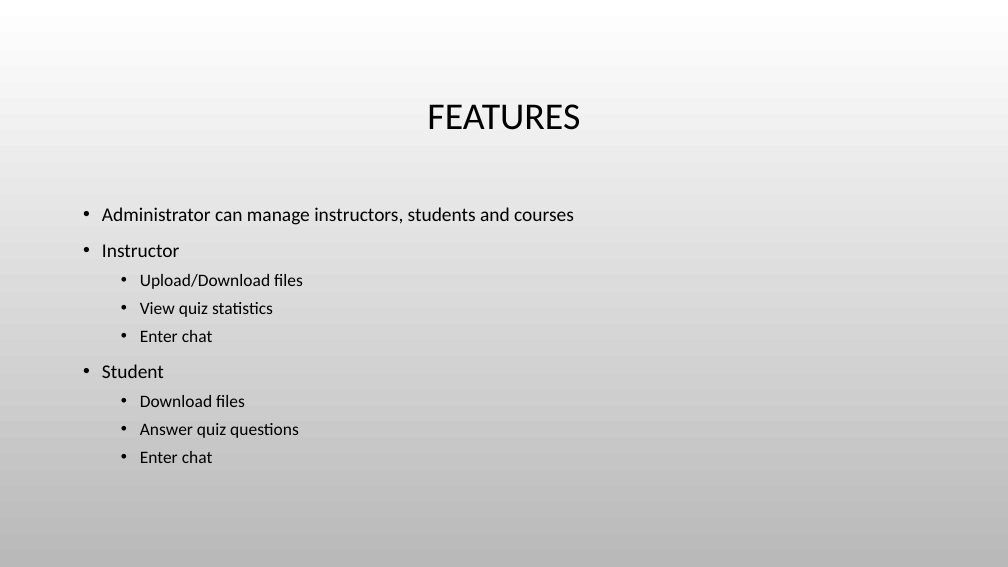
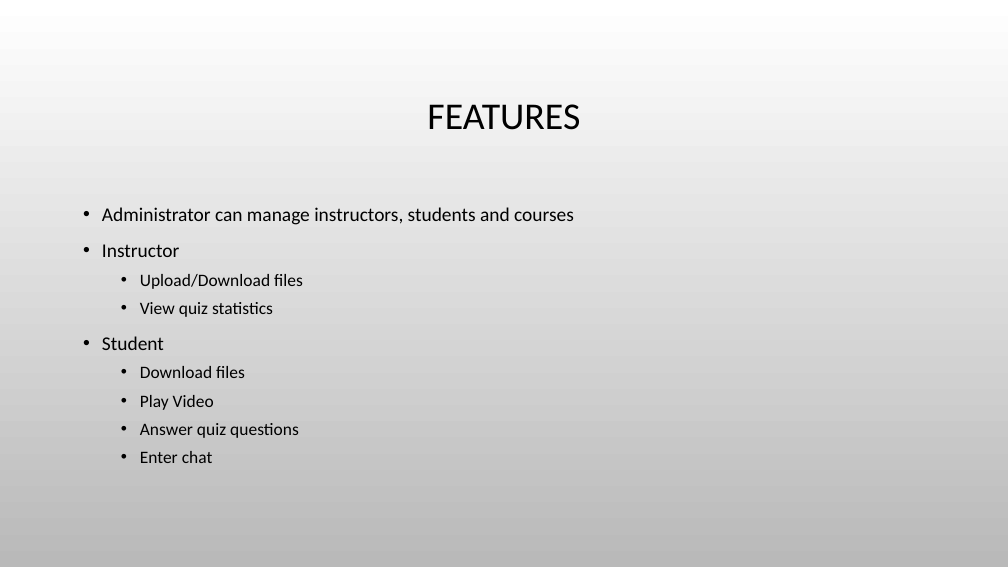
Before and after one commit to chenghao1983/9EA0F9C3-119A-4D20-9D56-E444CBEC5925_Active_Learning_Group4, a slide deck: slide 3 of Doc/Active_Learning_Group4_Presentation.pptx. Drawn at 1008x567 pixels with LibreOffice and Linux fonts; fonts in the diff are those of the drawing; background and template pictures are left out. Boxes give left, top, right and bottom in pixels: in the first picture for what was removed or moved away, otherwise in the second. Text is boxed around its words. In the diff, an @@ line names an element or a change of style, - is before the commit and + after.

```diff
--- a/Doc/Active_Learning_Group4_Presentation.pptx
+++ b/Doc/Active_Learning_Group4_Presentation.pptx
@@ text at (x1=140, y1=330, x2=213, y2=342): paragraph removed @@
-  • Enter chat
@@ text at (x1=140, y1=395, x2=214, y2=410): paragraph added @@
+  • Play Video
```
Also in this commit, not shown: 1 other slide changed, 1 slide added.
